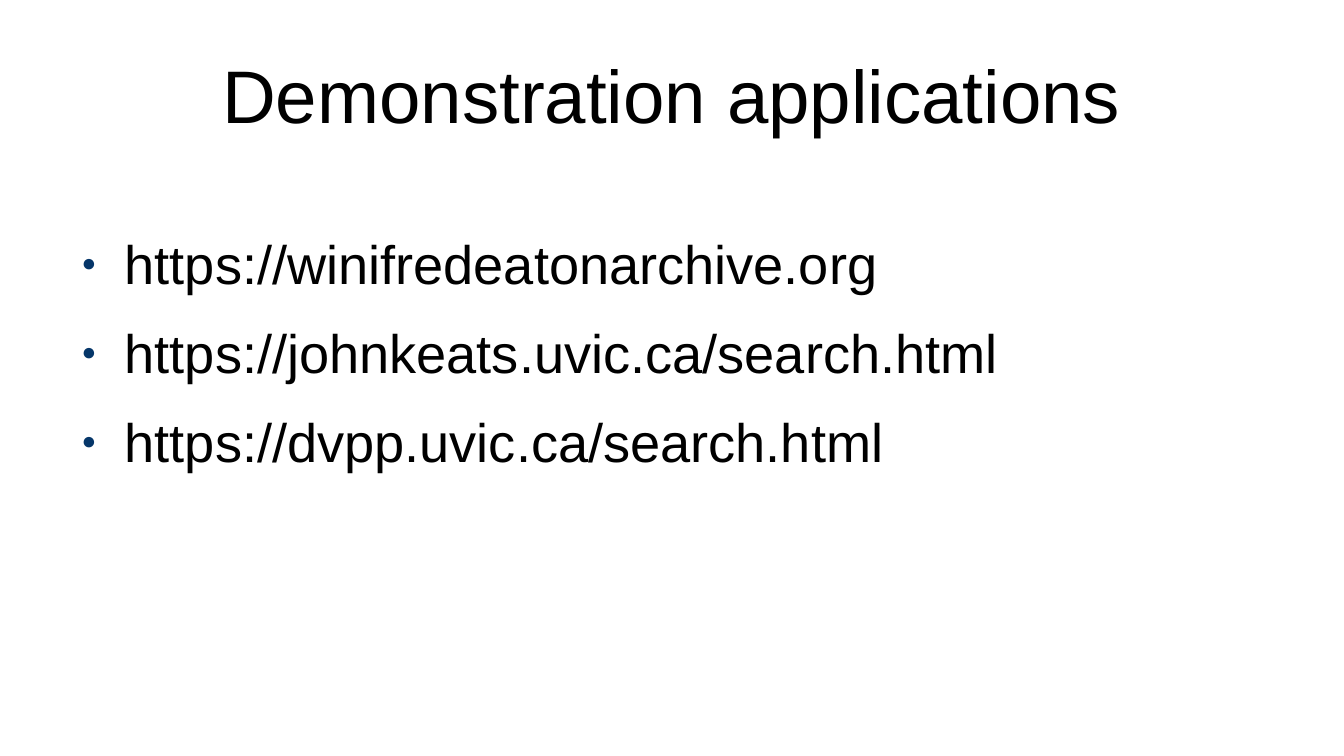
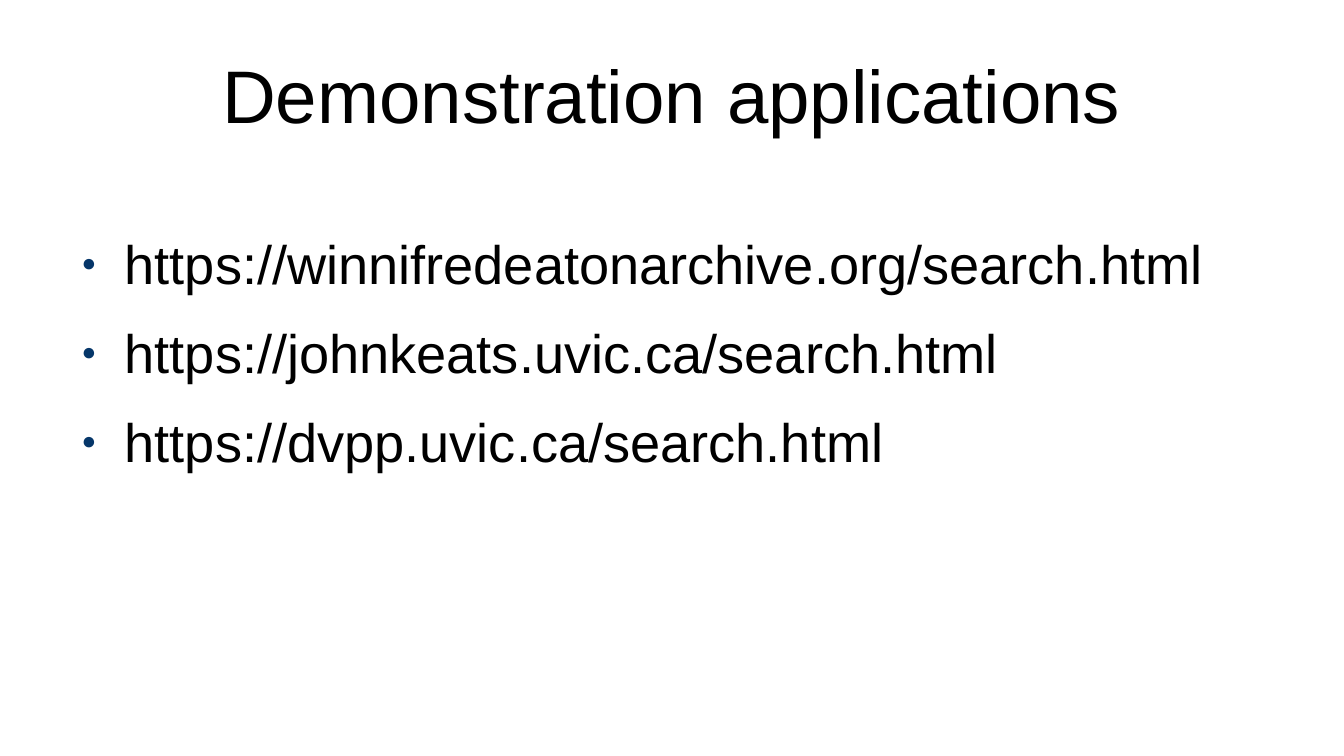
Before and after one commit to projectEndings/Endings, a slide deck: slide 24 of presentations/ubc2020/nineProjects.odp (slide 21 before the commit). Drawn at 1344x756 pixels with LibreOffice and Linux fonts; fonts in the diff are those of the drawing. Boxes give left, top, right and bottom in pixels: in the first picture for what was removed or moved away, otherwise in the second. Text is boxed around its words. In the diff, an @@ line names an element or a change of style, - is before the commit and + after.

```diff
--- a/presentations/ubc2020/nineProjects.odp
+++ b/presentations/ubc2020/nineProjects.odp
@@ text at [125,244,1203,294]: text changed @@
-● https://winifredeatonarchive.org
+● https://winnifredeatonarchive.org/search.html
```
Also in this commit, not shown: 6 other slides changed, 3 slides added.
